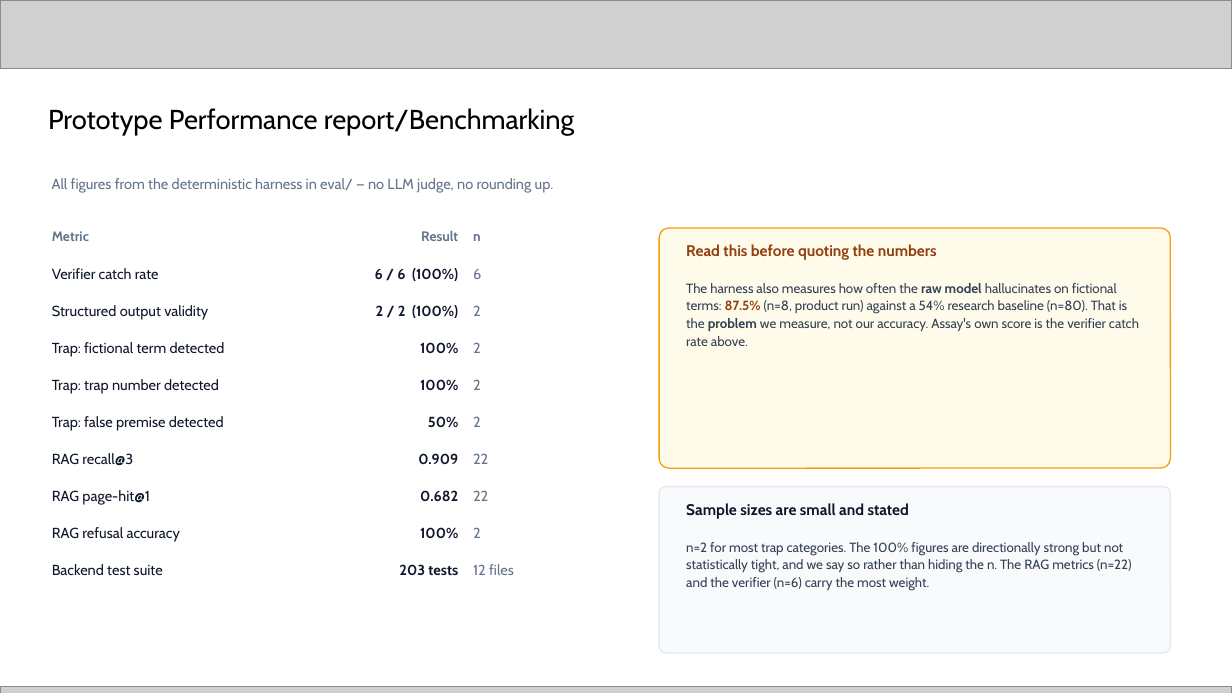
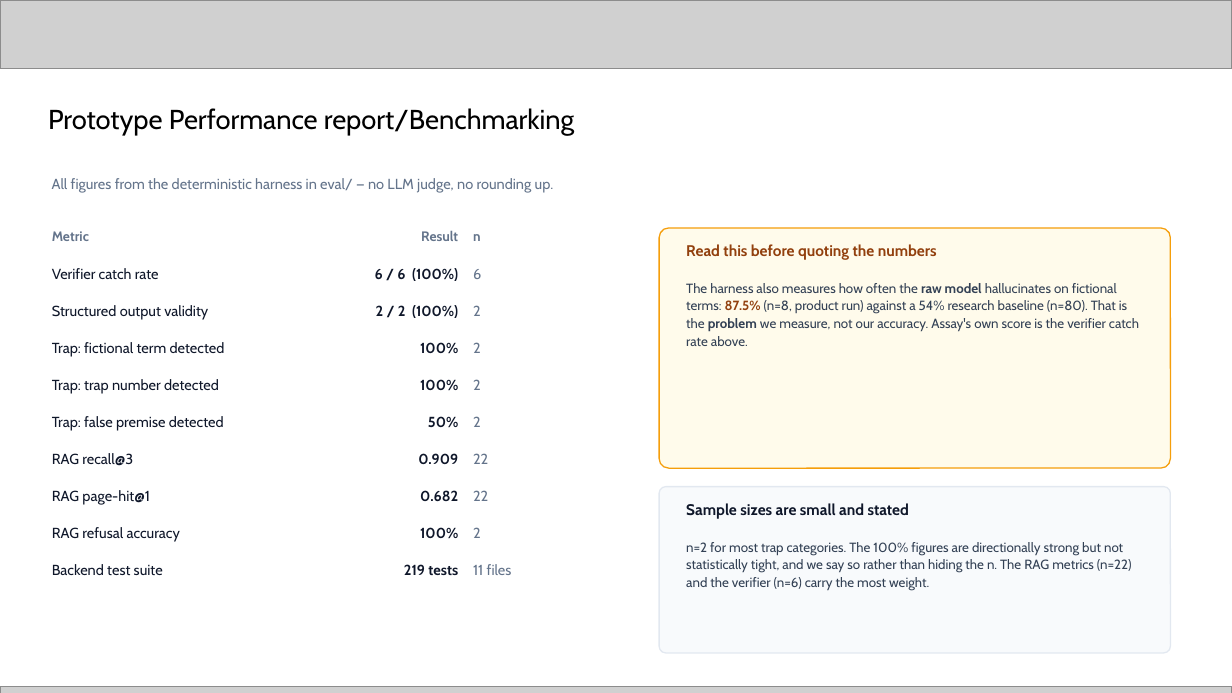
Before and after one commit to rafidaaziz23/assay, a slide deck: slide 12 of docs/submission/Assay-AI-Builder-Cup.pptx. Drawn at 1232x693 pixels with LibreOffice and Linux fonts; fonts in the diff are those of the drawing; grey boxes stand for pictures. Boxes give left, top, right and bottom in pixels: in the first picture for what was removed or moved away, otherwise in the second. Text is boxed around its words. In the diff, an @@ line names an element or a change of style, - is before the commit and + after.

```diff
--- a/docs/submission/Assay-AI-Builder-Cup.pptx
+++ b/docs/submission/Assay-AI-Builder-Cup.pptx
@@ text at (404, 564, 458, 575): text changed @@
-203 tests
+219 tests
@@ text at (473, 564, 512, 575): text changed @@
-12 files
+11 files
```
Also in this commit, not shown: 8 other slides changed, 1 other file.
